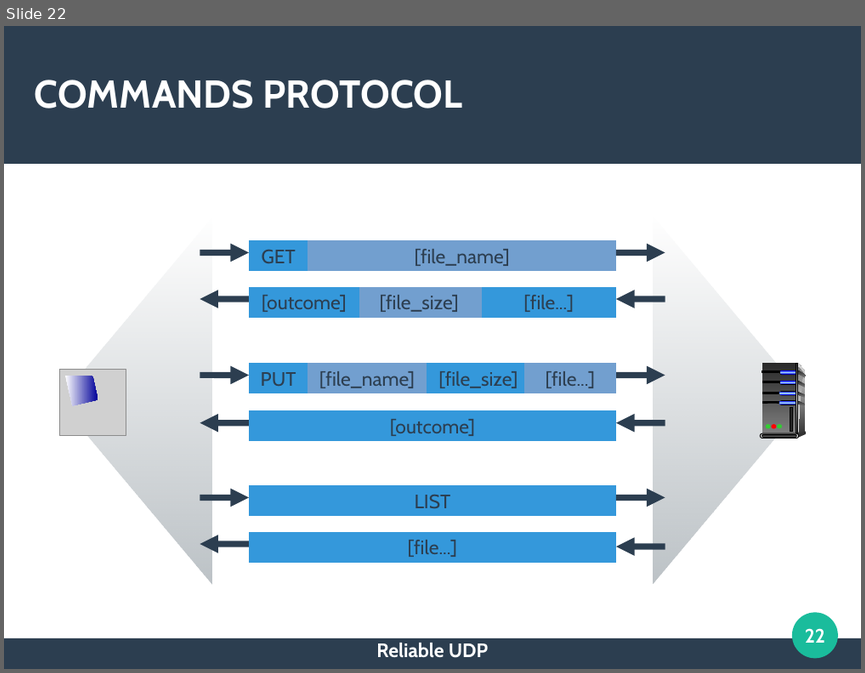
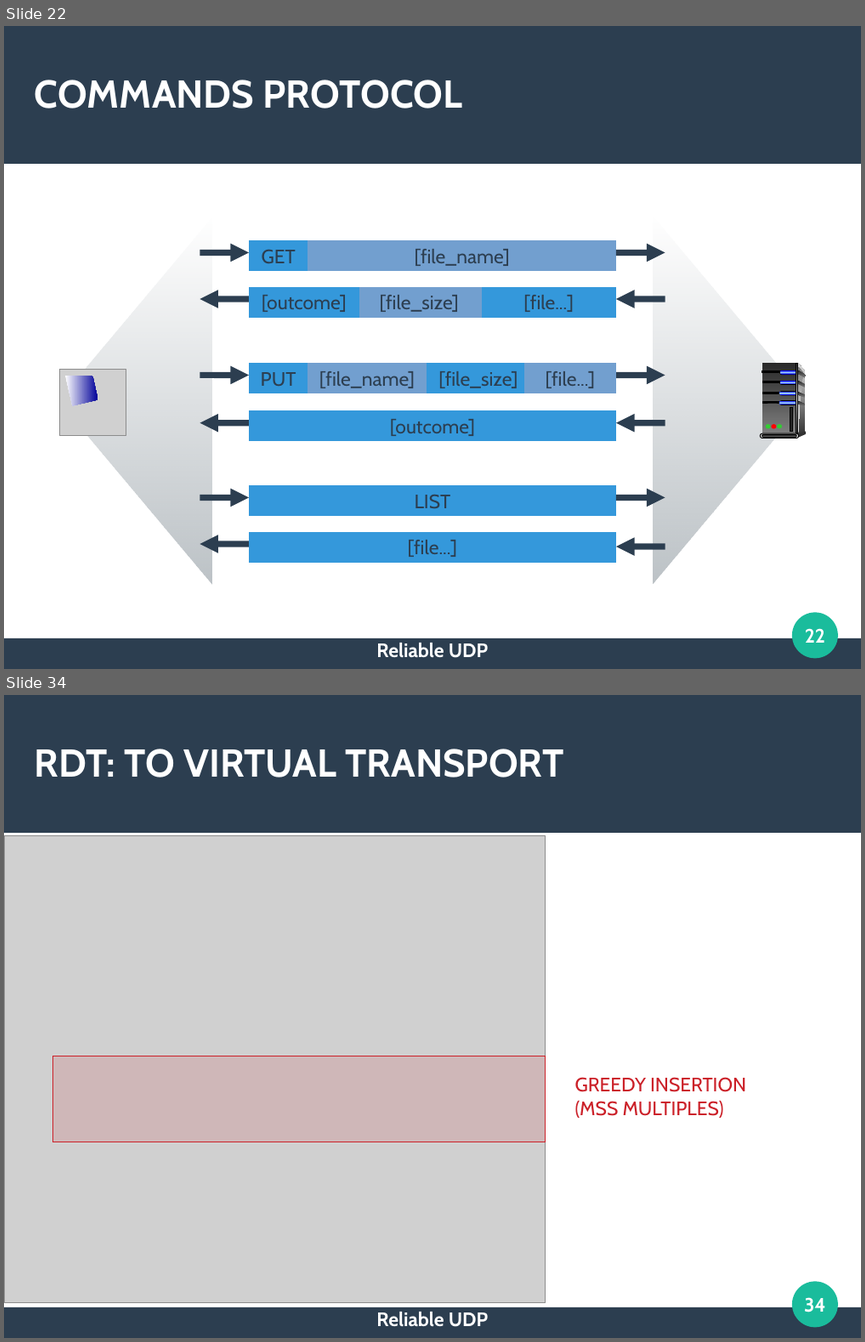
Before and after one commit to RedRum2/reliable-udp, a slide deck: doc/Presentation.odp. Shown one above the other, each under a label of ours: slide 22 before the commit, slides 22 and 34 after it; the slides between them are not shown. The pictures are 865x673 and 865x1342 pixels, drawn with LibreOffice and Linux fonts; fonts in the diff are those of the drawing; grey boxes stand for pictures. Boxes give left, top, right and bottom in pixels: in the first picture for what was removed or moved away, otherwise in the second. Text is boxed around its words. In the diff, an @@ line names an element or a change of style, - is before the commit and + after.

```diff
--- a/doc/Presentation.odp
+++ b/doc/Presentation.odp
@@ slide 34 added at [4, 695, 861, 1338], background #FFFFFF; not listed: 3 template elements that a slide beside it also shows @@
@@ title added at [35, 749, 564, 777], 36 pt, text #FFFFFF, bold @@
+RDT: TO VIRTUAL TRANSPORT
@@ picture added at [5, 836, 546, 1302] @@
@@ rectangle added at [53, 1056, 546, 1142], fill #CB2028 at 14% opacity, outline #CB2028 0 pt @@
@@ text added at [575, 1077, 746, 1117], 18 pt, text #CB2028 @@
+GREEDY INSERTION
+(MSS MULTIPLES)
@@ page number added at [804, 1297, 826, 1312], 18 pt, text #FFFFFF, bold @@
+34
@@ text added at [376, 1311, 488, 1327], 18 pt, text #FFFFFF, bold @@
+Reliable UDP
```
Also in this commit, not shown: 10 slides changed, 40 other slides added, 1 slide removed, 26 other files.
